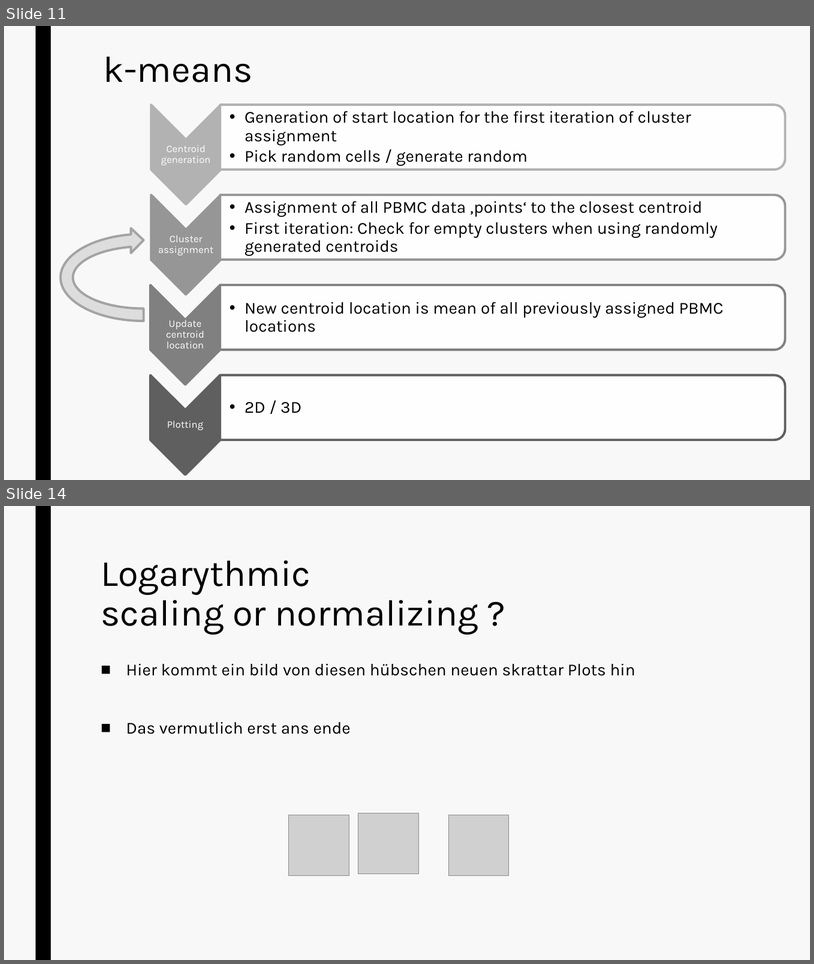
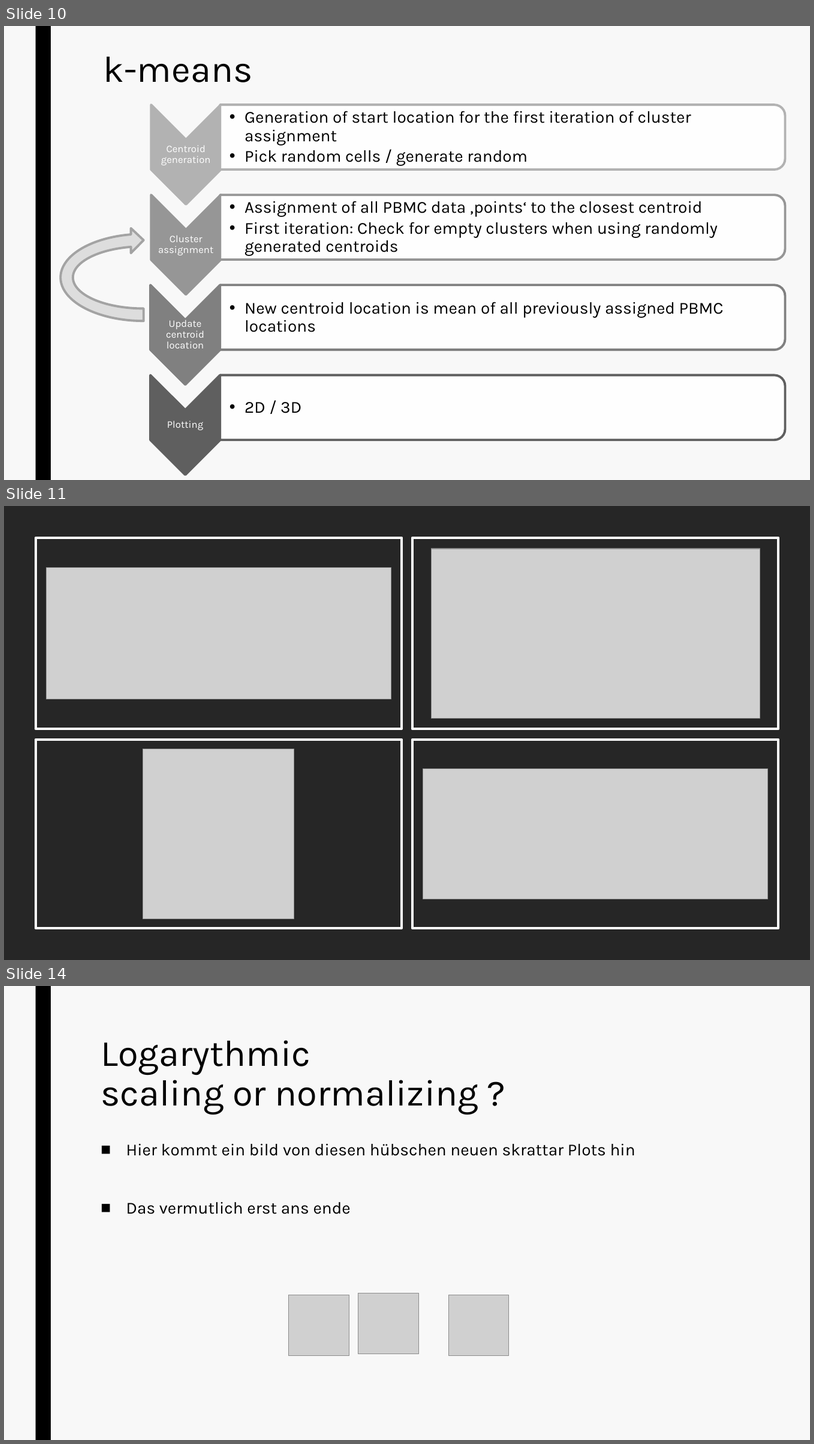
Before and after one commit to datascience-mobi/group-02-project-4-2, a slide deck: Project Proposal.pptx. Shown one above the other, each under a label of ours: slides 11 and 14 before the commit, slides 10, 11 and 14 after it; the slides between them are not shown. The pictures are 814x964 and 814x1444 pixels, drawn with LibreOffice and Linux fonts; fonts in the diff are those of the drawing; grey boxes stand for pictures. Boxes give left, top, right and bottom in pixels: in the first picture for what was removed or moved away, otherwise in the second. Text is boxed around its words. In the diff, an @@ line names an element or a change of style, - is before the commit and + after.

```diff
--- a/Project Proposal.pptx
+++ b/Project Proposal.pptx
@@ slide 11 added at (4, 506, 810, 960), background #000000 @@
@@ rectangle added at (4, 506, 810, 960), fill #262626 @@
@@ rectangle added at (35, 506, 51, 960), fill #F8F8F8 @@
@@ rectangle added at (35, 537, 402, 729), outline #FFFFFF 2.75 pt @@
@@ rectangle added at (413, 538, 779, 729), outline #FFFFFF 2.75 pt @@
@@ picture added at (431, 549, 760, 718) @@
@@ picture added at (47, 568, 391, 699) @@
@@ rectangle added at (35, 739, 402, 928), outline #FFFFFF 2.75 pt @@
@@ rectangle added at (413, 739, 779, 928), outline #FFFFFF 2.75 pt @@
@@ picture added at (143, 749, 294, 919) @@
@@ picture added at (423, 769, 768, 898) @@
@@ what was slide 11 is now slide 10 @@
```
Also in this commit, not shown: 1 slide changed, 1 other slide added, 2 slides removed.
